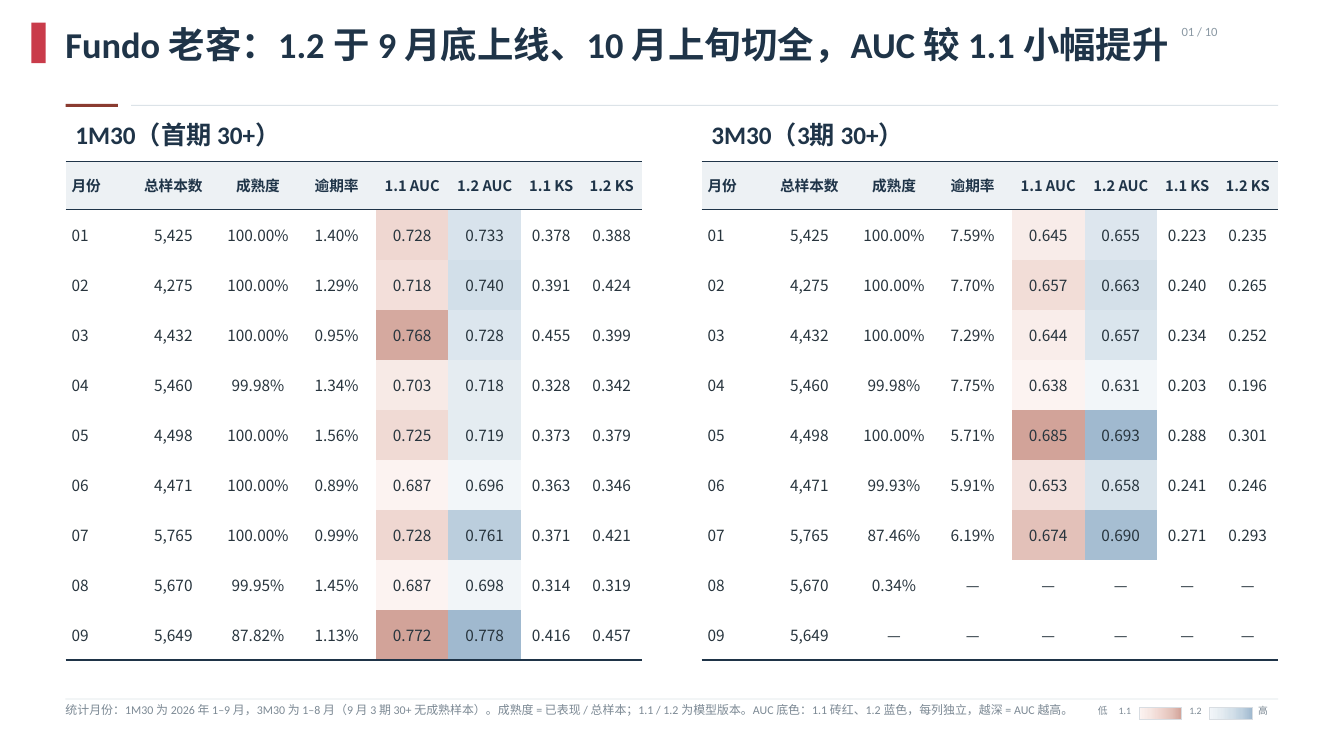
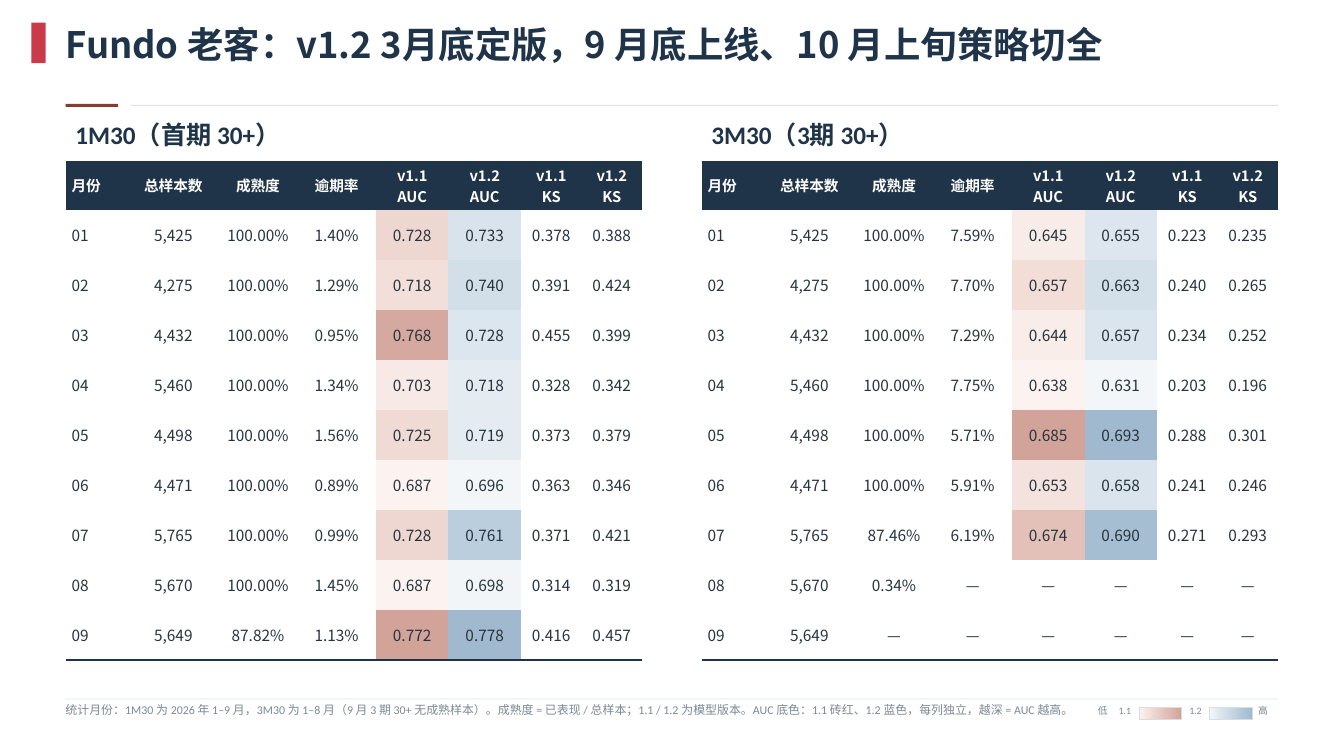
Before and after one commit to EliamZhang/Nov-MBR, a slide deck: slide 2 of model part_优化版_v2.pptx. Drawn at 1344x756 pixels with LibreOffice and Linux fonts; fonts in the diff are those of the drawing; background and template pictures are left out. Boxes give left, top, right and bottom in pixels: in the first picture for what was removed or moved away, otherwise in the second. Text is boxed around its words. In the diff, an @@ line names an element or a change of style, - is before the commit and + after.

Commit message:
Revise deck copy and tables: tweak Fundo titles, round maturity to 100%, restructure OOT and profile tables

```diff
--- a/model part_优化版_v2.pptx
+++ b/model part_优化版_v2.pptx
@@ text at bbox=[65, 26, 1103, 63]: text changed; font Calibri to Noto Sans CJK SC @@
-Fundo 老客：1.2 于 9 月底上线、10 月上旬切全，AUC 较 1.1 小幅提升
+Fundo 老客：v1.2 3月底定版，9 月底上线、10 月上旬策略切全
@@ text removed at bbox=[1182, 28, 1218, 36] @@
-01 / 10
@@ table at bbox=[66, 161, 642, 660] @@
-row 1: 月份 | 总样本数 | 成熟度 | 逾期率 | 1.1 AUC | 1.2 AUC | 1.1 KS | 1.2 KS
+row 1: 月份 | 总样本数 | 成熟度 | 逾期率 | v1.1 AUC | v1.2 AUC | v1.1 KS | v1.2 KS
-row 5, column 3: 99.98%
+row 5, column 3: 100.00%
-row 9, column 3: 99.95%
+row 9, column 3: 100.00%
@@ fill #EDF1F4 to #1F3448 in row 1 @@
@@ text colour #1F3448 to #FFFFFF in "月份", "总样本数", "成熟度", "逾期率" @@
@@ table at bbox=[702, 161, 1278, 660] @@
-row 1: 月份 | 总样本数 | 成熟度 | 逾期率 | 1.1 AUC | 1.2 AUC | 1.1 KS | 1.2 KS
+row 1: 月份 | 总样本数 | 成熟度 | 逾期率 | v1.1 AUC | v1.2 AUC | v1.1 KS | v1.2 KS
-row 5, column 3: 99.98%
+row 5, column 3: 100.00%
-row 7, column 3: 99.93%
+row 7, column 3: 100.00%
@@ fill #EDF1F4 to #1F3448 in row 1 @@
@@ text colour #1F3448 to #FFFFFF in "月份", "总样本数", "成熟度", "逾期率" @@
```
Also in this commit, not shown: 5 other slides changed.
